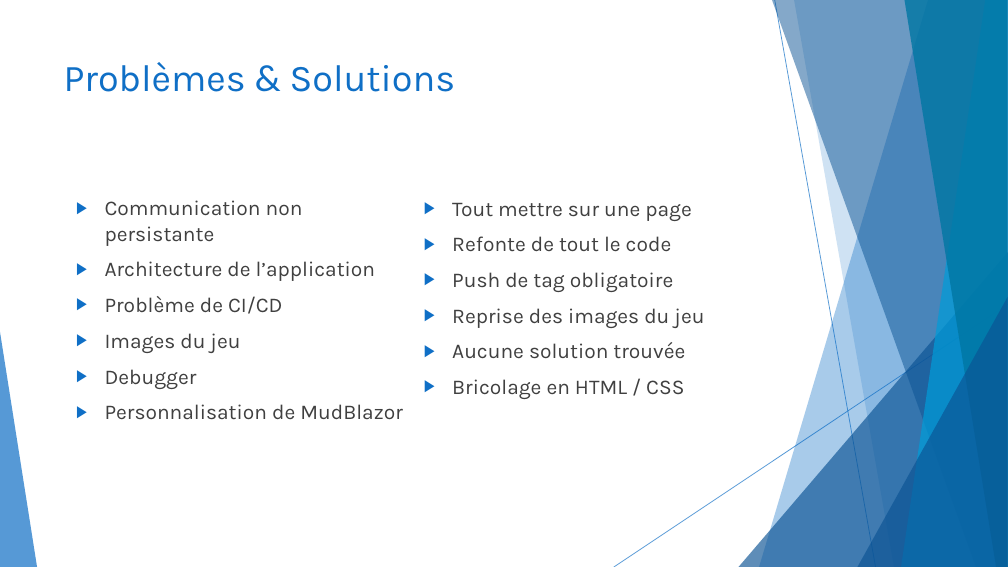
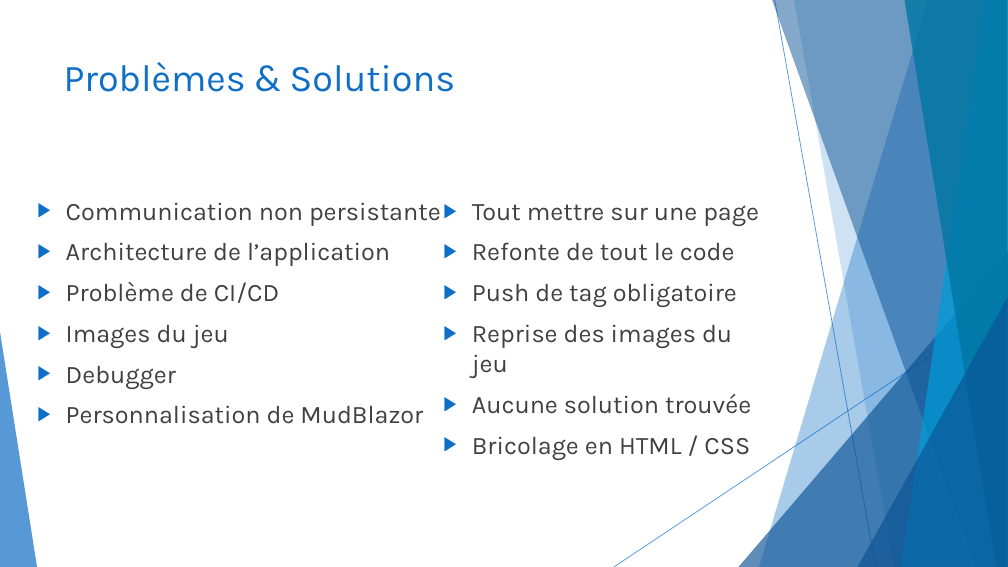
Before and after one commit to CeKonVeu/KingSkullClassicOnline, a slide deck: slide 11 of doc/King Skull Classic Online.pptx (slide 10 before the commit). Drawn at 1008x567 pixels with LibreOffice and Linux fonts; fonts in the diff are those of the drawing. Boxes give left, top, right and bottom in pixels: in the first picture for what was removed or moved away, otherwise in the second. Text is boxed around its words. In the diff, an @@ line names an element or a change of style, - is before the commit and + after.

```diff
--- a/doc/King Skull Classic Online.pptx
+++ b/doc/King Skull Classic Online.pptx
@@ text "Communication non persistante" at <box>66,202,441,424</box>: size 20 to 24 pt @@
@@ text "Communication non persistante": place and size @@
-text "Communication non persistante" at <box>105,200,403,420</box>
+text "Communication non persistante" at <box>66,202,441,424</box>
@@ text "Tout mettre sur une page": place and size @@
-text "Tout mettre sur une page" at <box>452,203,704,399</box>
+text "Tout mettre sur une page" at <box>472,204,759,460</box>
@@ text "Tout mettre sur une page" at <box>472,204,759,460</box>: size 20 to 24 pt @@
```
Also in this commit, not shown: 8 other slides changed, 1 slide added.
